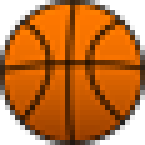
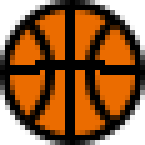
Two versions of the same layered image (145 x 145). Layer-by-layer changes:
hid "Layer 1" over <box>0,0,145,145</box>
added layer "Group 1" above "Ellipse 1 copy 3" over <box>0,0,145,145</box>
added layer "Ellipse 1 copy 3" over <box>0,0,145,145</box>
